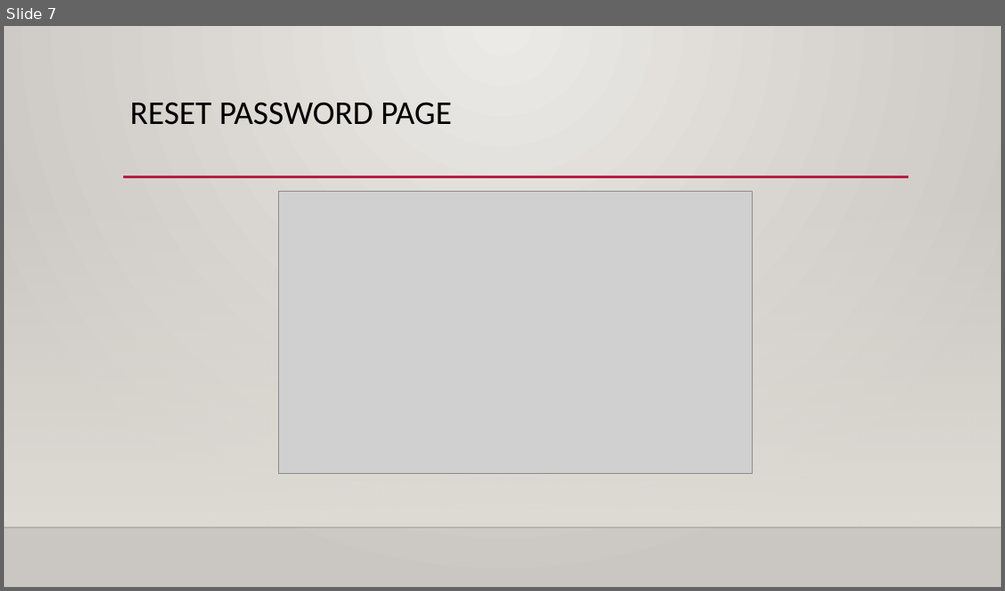
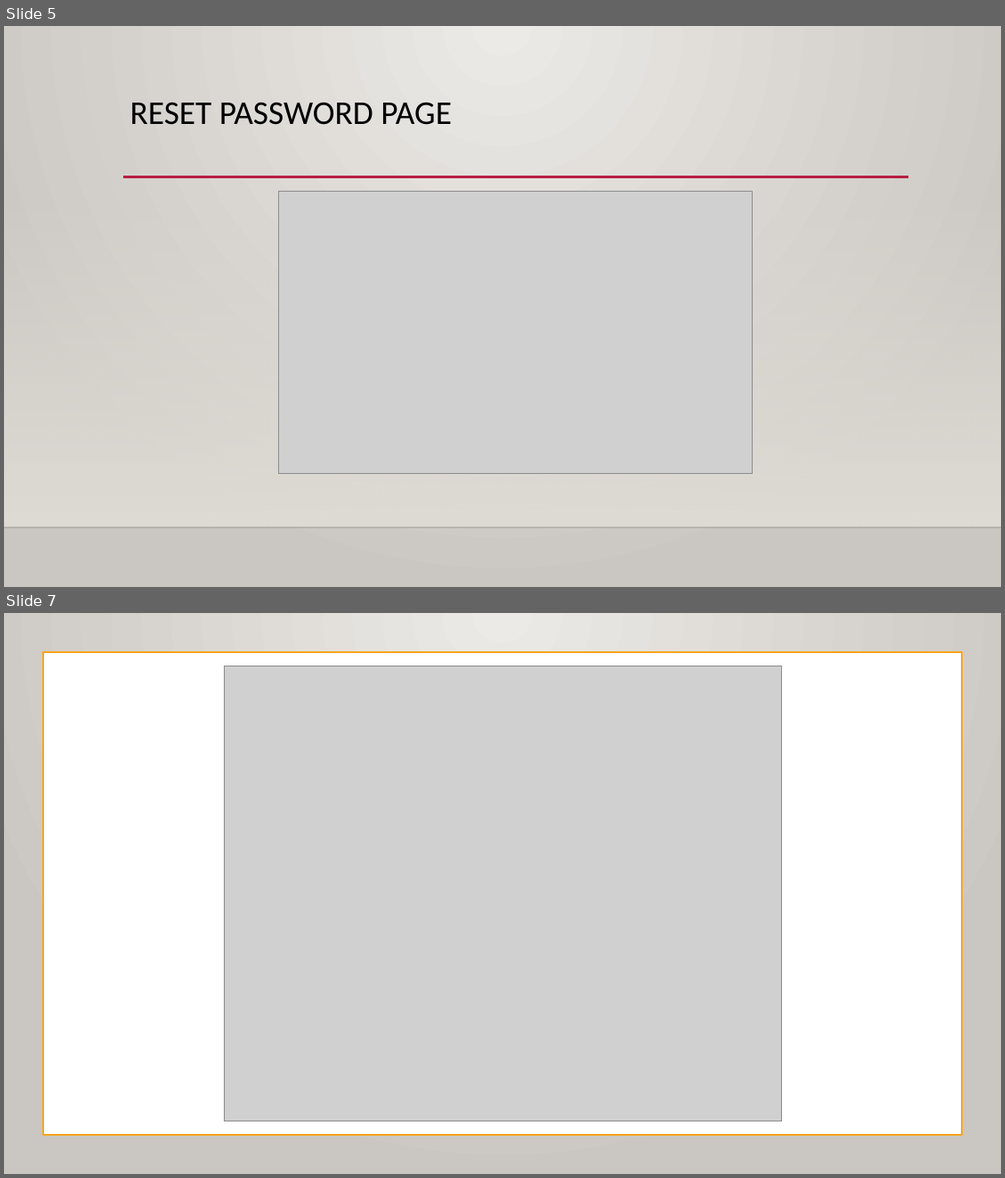
Before and after one commit to acb5649/BAConnect, a slide deck: Course Project Presentation 1.pptx. Shown one above the other, each under a label of ours: slide 7 before the commit, slides 5 and 7 after it; the slides between them are not shown. The pictures are 1005x591 and 1005x1178 pixels, drawn with LibreOffice and Linux fonts; fonts in the diff are those of the drawing; grey boxes stand for pictures; background and template pictures are left out. Boxes give left, top, right and bottom in pixels: in the first picture for what was removed or moved away, otherwise in the second. Text is boxed around its words. In the diff, an @@ line names an element or a change of style, - is before the commit and + after.

```diff
--- a/Course Project Presentation 1.pptx
+++ b/Course Project Presentation 1.pptx
@@ slide 7 added at (4, 613, 1001, 1174), background gradient #ECEAE7 to #CAC7C1; not listed: 2 template elements that a slide beside it also shows @@
@@ rectangle added at (4, 613, 1001, 1174), fill gradient #ECEAE7 to #CAC7C1 @@
@@ rectangle added at (43, 653, 962, 1135), fill #FFFFFF, outline #FAA51D 1.75 pt @@
@@ picture added at (224, 666, 781, 1121) @@
@@ rectangle added at (4, 779, 1001, 1114), fill gradient #DFDBD5 @@
@@ picture added at (4, 1114, 1001, 1174) @@
@@ line added from (4, 1114) to (1001, 1114), #000001 1 pt @@
@@ what was slide 7 is now slide 5 @@
```
Also in this commit, not shown: 1 other slide added, 2 slides removed, 1 other file.
